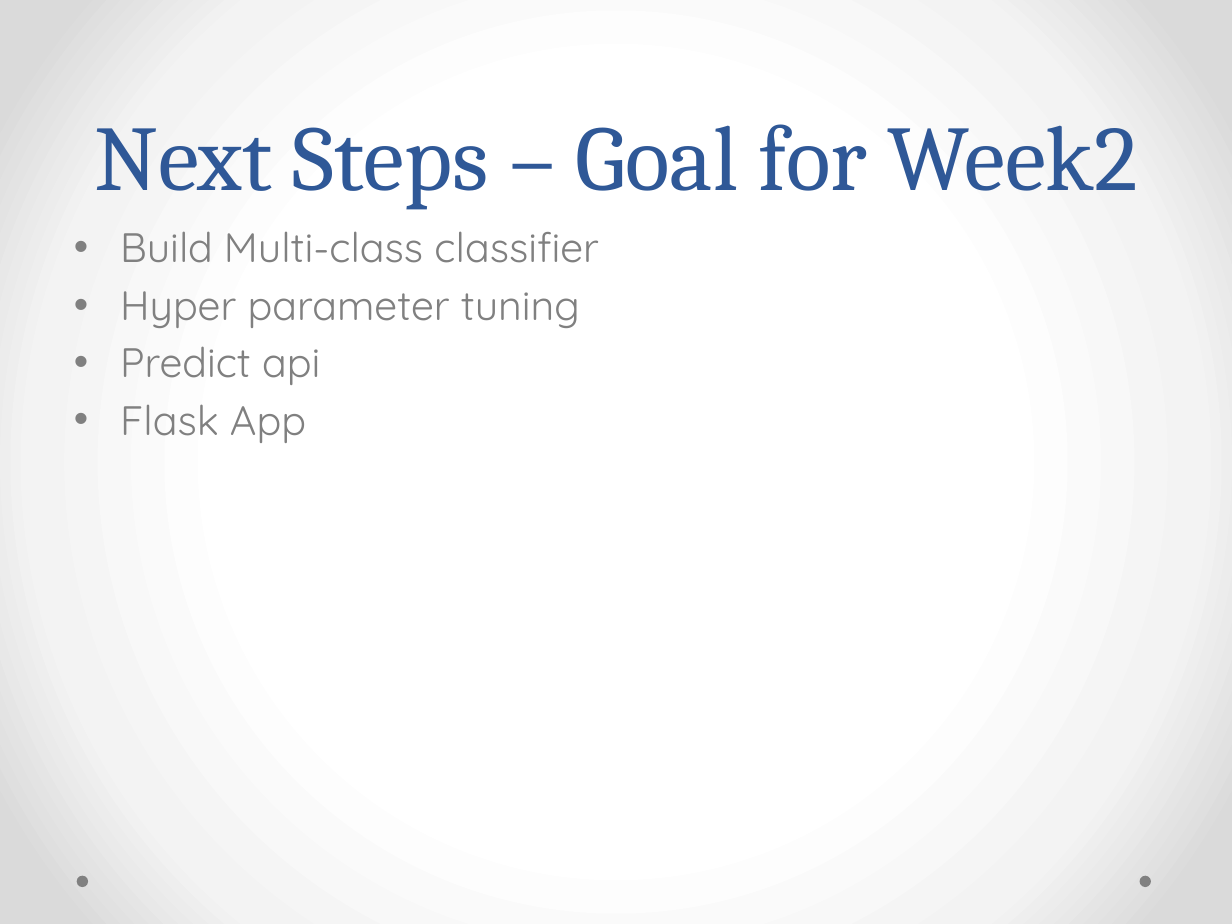
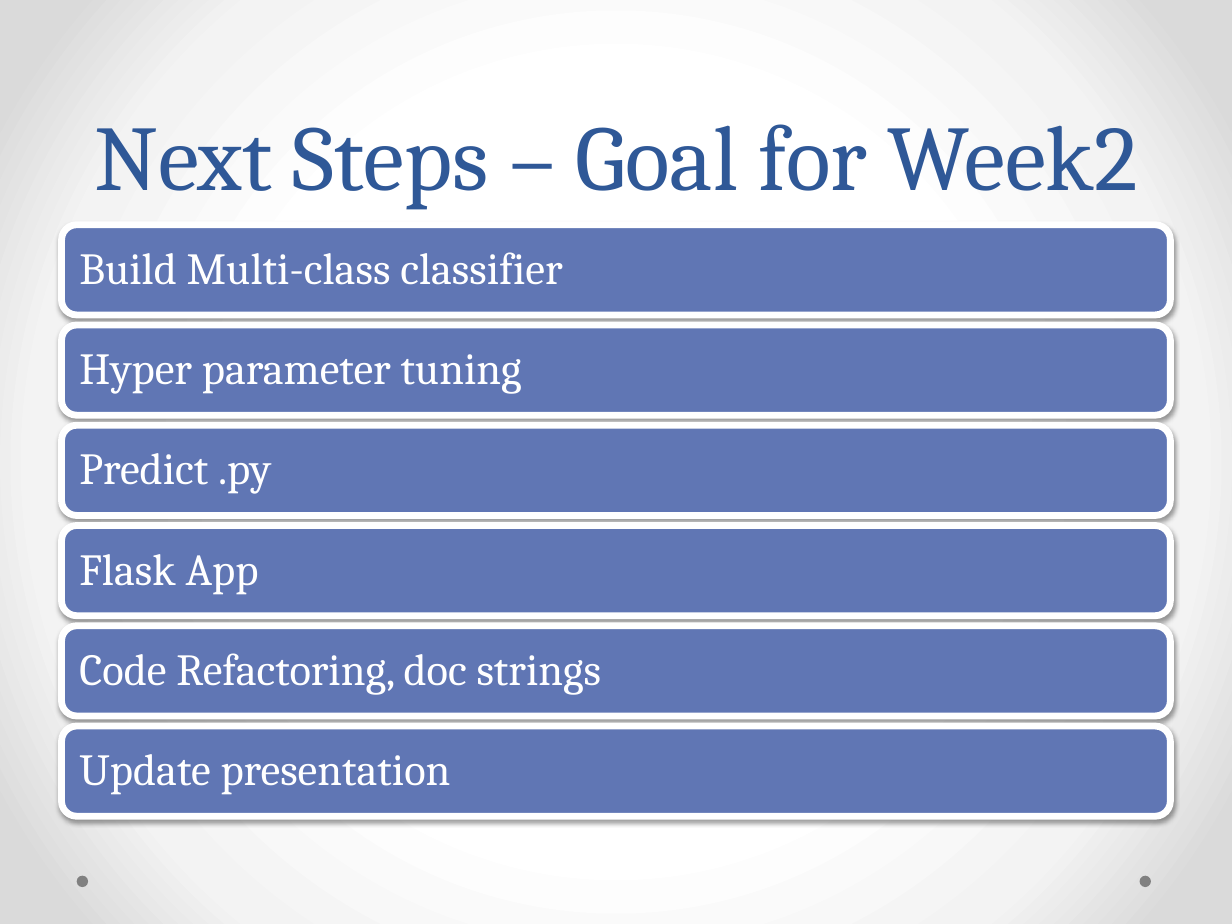
Before and after one commit to krishnatray/galvanize-dsi-capstone, a slide deck: slide 10 of presentation/DocReach.pptx. Drawn at 1232x924 pixels with LibreOffice and Linux fonts; fonts in the diff are those of the drawing. Boxes give left, top, right and bottom in pixels: in the first picture for what was removed or moved away, otherwise in the second. Text is boxed around its words. In the diff, an @@ line names an element or a change of style, - is before the commit and + after.

```diff
--- a/presentation/DocReach.pptx
+++ b/presentation/DocReach.pptx
@@ text removed at [120,231,599,443] @@
-• Build Multi-class classifier
-• Hyper parameter tuning
-• Predict api
-• Flask App
@@ group added at [62,224,1170,816]: 6 rounded rectangles, 6 texts @@
+Build Multi-class classifier
+Hyper parameter tuning
+Predict .py
+Flask App
+Code Refactoring, doc strings
+Update presentation
```
Also in this commit, not shown: 4 other files.
